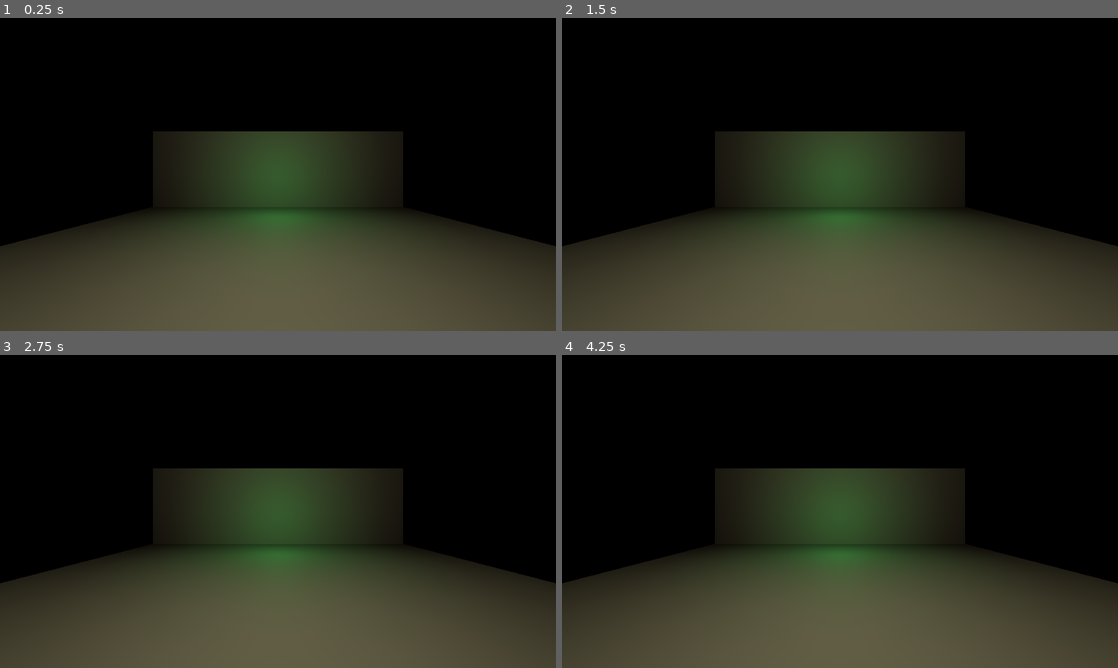
Above: before the commit, frames 1-4 (two rows, left to right).
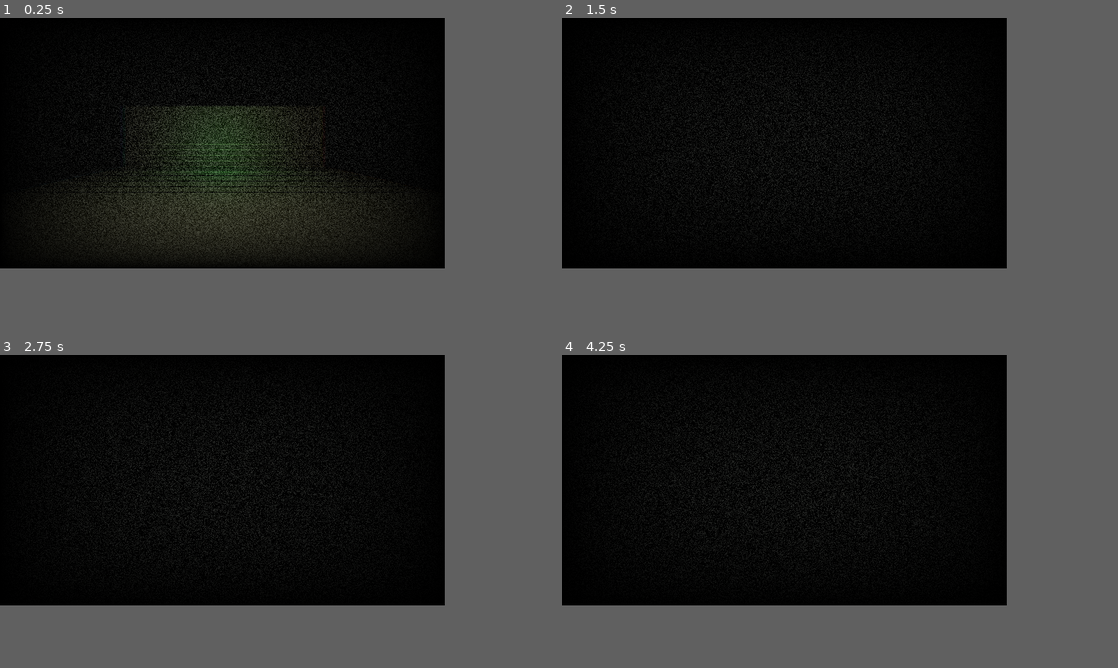
Above: after the commit, the same moments.

Repository: TVCodelab/mindlog-alpha-project
Game: Godot game, scene res://scenes/Main.tscn
The game is run twice, just before and just after one commit, with the same random seed, the same clock (stepped at 60 frames per second) and the same inputs.
Inputs (mouse positions are in pixels of both pictures, inside the frame that each line leads up to):
- Up to frame 1 (0.25 s): no input
- Up to frame 2 (1.5 s): move the mouse to (962, 158) at 0.52 s; hold D (move_right) 0.53-1.25 s; hold Tab (crouch) 0.53-1.25 s; click (962, 158) at 0.67 s; drag from (728, 190) to (812, 237) at 1.27 s
- Up to frame 3 (2.75 s): move the mouse to (333, 442) at 2.02 s; hold D (move_right) from 2.03 s (still down); hold F (uv_toggle) from 2.03 s (still down); click (333, 442) at 2.17 s
- Up to frame 4 (4.25 s): release D (move_right) at 2.75 s; release F (uv_toggle) at 2.75 s; drag from (812, 574) to (673, 464) at 2.77 s; move the mouse to (1006, 558) at 3.52 s; hold A (move_left) from 3.53 s (still down); hold E (interact) from 3.53 s (still down); click (1006, 558) at 3.67 s
The window is 800x450 before the commit and 640x360 after it. Grey fills any space a smaller window leaves; there, only what the larger window draws over its background counts as a difference.

The runs differ from the first frame. In frame 1, 45% of the frame differs, in the area x 0-100%, y 8-100%; in frame 2, 47%, in the area x 0-100%, y 9-100%; in frame 3, 47%; in frame 4, 47%.

Commit message:
Fix movement, add VHS post-processing and low-res rendering
- Attach Main.gd to Main node in Main.tscn so Game.State.PLAY is set on
  ready, enabling player input/movement that was previously blocked
- Lower viewport to 640x360 for chunky low-poly pixel look; add stretch
  aspect=keep to avoid distortion
- Add vhs.gdshader: scanlines, chromatic aberration, horizontal wobble,
  tracking glitches, film grain, phosphor tint, vignette
- Add VHSOverlay.tscn (CanvasLayer layer=10 with fullscreen ColorRect)
  instanced into Main.tscn so the effect runs over all 3D geometry

Co-Authored-By: Claude Sonnet 4.6 <noreply@anthropic.com>
Claude-Session: https://claude.ai/code/session_01MXaPB3yntZTYanUvshxEqb

Diff:
--- /dev/null
+++ b/game/godot/assets/shaders/vhs.gdshader
@@ -0,0 +1,65 @@
+shader_type canvas_item;
+
+uniform sampler2D SCREEN_TEXTURE : hint_screen_texture, filter_linear_mipmap;
+
+// VHS controls
+uniform float scanline_intensity : hint_range(0.0, 1.0) = 0.55;
+uniform float noise_intensity    : hint_range(0.0, 1.0) = 0.18;
+uniform float chroma_shift       : hint_range(0.0, 0.02) = 0.006;
+uniform float wobble_strength    : hint_range(0.0, 0.01) = 0.003;
+uniform float vignette_strength  : hint_range(0.0, 1.0) = 0.65;
+uniform float color_bleed        : hint_range(0.0, 1.0) = 0.35;
+
+// Low-res pixelation (set to 640x360 to match viewport)
+uniform vec2 pixel_size = vec2(640.0, 360.0);
+
+float rand(vec2 co) {
+	return fract(sin(dot(co, vec2(12.9898, 78.233))) * 43758.5453);
+}
+
+void fragment() {
+	vec2 uv = SCREEN_UV;
+
+	// Pixel snap for low-res feel
+	vec2 snapped = floor(uv * pixel_size) / pixel_size;
+
+	// VHS horizontal wobble — stronger at top/bottom edges
+	float edge_factor = abs(snapped.y - 0.5) * 2.0;
+	float wobble = sin(snapped.y * 48.0 + TIME * 6.0) * wobble_strength * edge_factor;
+	// Occasional tracking glitch
+	float glitch_line = step(0.994, rand(vec2(floor(TIME * 8.0), floor(snapped.y * 80.0))));
+	wobble += glitch_line * wobble_strength * 4.0;
+	snapped.x += wobble;
+	snapped.x = clamp(snapped.x, 0.0, 1.0);
+
+	// Chromatic aberration (R shifts left, B shifts right)
+	vec4 col_r = texture(SCREEN_TEXTURE, snapped + vec2(-chroma_shift, 0.0));
+	vec4 col_g = texture(SCREEN_TEXTURE, snapped);
+	vec4 col_b = texture(SCREEN_TEXTURE, snapped + vec2(chroma_shift, 0.0));
+
+	vec4 col = vec4(col_r.r, col_g.g, col_b.b, 1.0);
+
+	// Color bleed — smear a bit of left-neighbor red into green channel
+	vec4 bleed_l = texture(SCREEN_TEXTURE, snapped + vec2(-chroma_shift * 2.0, 0.0));
+	col.g = mix(col.g, col.g * 0.85 + bleed_l.r * 0.15, color_bleed);
+
+	// Scanlines
+	float line = floor(snapped.y * pixel_size.y);
+	float scan = 1.0 - step(0.5, mod(line, 2.0)) * scanline_intensity;
+	col.rgb *= scan;
+
+	// Film grain / static noise
+	float noise = rand(snapped + vec2(TIME * 0.27, TIME * 0.13)) * 2.0 - 1.0;
+	col.rgb += noise * noise_intensity;
+
+	// Slight desaturation / green tint for old tube phosphor look
+	float lum = dot(col.rgb, vec3(0.299, 0.587, 0.114));
+	col.rgb = mix(col.rgb, vec3(lum * 0.85, lum * 1.05, lum * 0.75), 0.18);
+
+	// Vignette
+	vec2 vig_uv = snapped * (1.0 - snapped.yx);
+	float vig = pow(vig_uv.x * vig_uv.y * 16.0, vignette_strength);
+	col.rgb *= clamp(vig, 0.0, 1.0);
+
+	COLOR = col;
+}
--- a/game/godot/project.godot
+++ b/game/godot/project.godot
@@ -14,10 +14,11 @@
 AudioMgr="*res://scripts/autoload/AudioMgr.gd"
 
 [display]
-window/size/viewport_width=1280
-window/size/viewport_height=720
+window/size/viewport_width=640
+window/size/viewport_height=360
 window/size/resizable=true
 window/stretch/mode="canvas_items"
+window/stretch/aspect="keep"
 window/handheld/orientation=1
 
 [input]
--- a/game/godot/scenes/Main.tscn
+++ b/game/godot/scenes/Main.tscn
@@ -1,6 +1,8 @@
-[gd_scene load_steps=4 format=3]
+[gd_scene load_steps=7 format=3]
 
+[ext_resource type="Script" path="res://scripts/Main.gd" id="1_script"]
 [ext_resource type="PackedScene" path="res://scenes/Player.tscn" id="1"]
+[ext_resource type="PackedScene" path="res://scenes/ui/VHSOverlay.tscn" id="2"]
 
 [sub_resource type="Environment" id="Environment_1"]
 background_mode = 1
@@ -19,6 +21,7 @@
 size = Vector3(12, 3.6, 0.15)
 
 [node name="Main" type="Node3D"]
+script = ExtResource("1_script")
 
 [node name="WorldEnvironment" type="WorldEnvironment" parent="."]
 environment = SubResource("Environment_1")
@@ -52,3 +55,5 @@
 
 [node name="Player" parent="." instance=ExtResource("1")]
 position = Vector3(0, 0, 2)
+
+[node name="VHSOverlay" parent="." instance=ExtResource("2")]
--- /dev/null
+++ b/game/godot/scenes/ui/VHSOverlay.tscn
@@ -0,0 +1,24 @@
+[gd_scene load_steps=3 format=3]
+
+[ext_resource type="Shader" path="res://assets/shaders/vhs.gdshader" id="1"]
+
+[sub_resource type="ShaderMaterial" id="ShaderMaterial_1"]
+shader = ExtResource("1")
+shader_parameter/scanline_intensity = 0.55
+shader_parameter/noise_intensity = 0.18
+shader_parameter/chroma_shift = 0.006
+shader_parameter/wobble_strength = 0.003
+shader_parameter/vignette_strength = 0.65
+shader_parameter/color_bleed = 0.35
+shader_parameter/pixel_size = Vector2(640, 360)
+
+[node name="VHSOverlay" type="CanvasLayer"]
+layer = 10
+
+[node name="Screen" type="ColorRect" parent="."]
+material = SubResource("ShaderMaterial_1")
+anchor_right = 1.0
+anchor_bottom = 1.0
+grow_horizontal = 2
+grow_vertical = 2
+mouse_filter = 2
--- /dev/null
+++ b/game/godot/scripts/Main.gd
@@ -0,0 +1,11 @@
+extends Node3D
+
+func _ready() -> void:
+	await get_tree().process_frame
+	Game.change_state(Game.State.PLAY)
+
+func _input(event: InputEvent) -> void:
+	# Clique na tela captura o mouse no desktop
+	if event is InputEventMouseButton and event.pressed:
+		if Input.mouse_mode != Input.MOUSE_MODE_CAPTURED:
+			Input.mouse_mode = Input.MOUSE_MODE_CAPTURED
